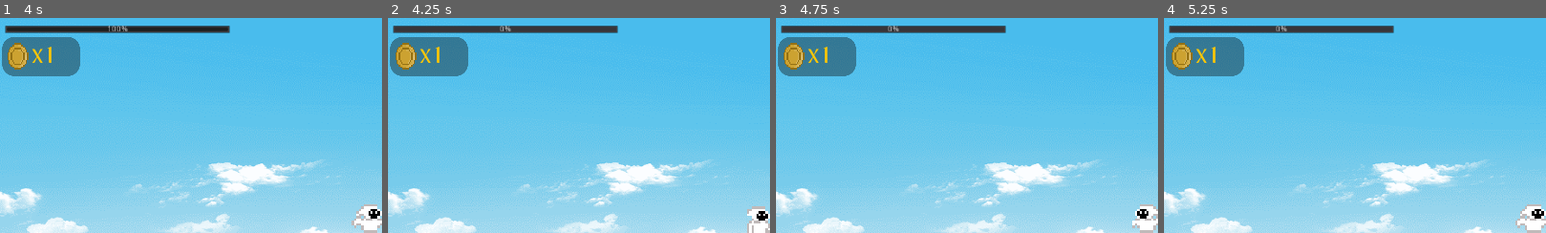
Above: before the commit, frames 1-4 (left to right).
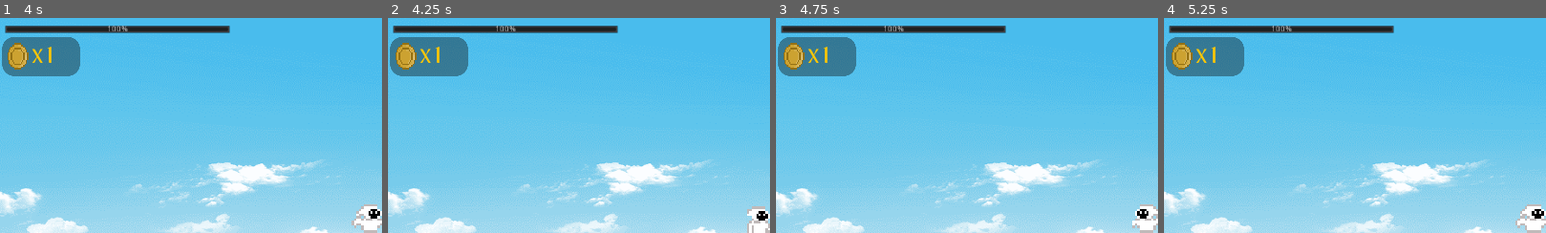
Above: after the commit, the same moments.

Repository: Tears89/Godot2d
Game: Godot game, scene res://Worlds/World_02.tscn
The game is run twice, just before and just after one commit, with the same random seed, the same clock (stepped at 60 frames per second) and the same inputs. This scene is started directly instead of the project's main scene.
Inputs:
- Up to frame 1 (4 s): tap Enter at 0.5 s; hold D (Move_Right) 0.53-2.03 s; tap W (Jump) at 0.77, 1.52, 3.02, 3.77 s; hold A (Move_Left) 2.03-2.78 s; hold D (Move_Right) from 2.78 s (still down)
- Up to frame 2 (4.25 s): keep holding D (Move_Right)
- Up to frame 3 (4.75 s): release D (Move_Right) at 4.28 s; hold A (Move_Left) from 4.28 s (still down); tap W (Jump) at 4.52 s
- Up to frame 4 (5.25 s): release A (Move_Left) at 5.03 s; hold D (Move_Right) from 5.03 s (still down)
The pictures show only the part of the screen within x 2-52%, y 2-52%; the shares and areas given below are measured in that part.

Frame 1 is identical in both runs. In frame 2, 0.7% of the frame differs, in the area x 2-60%, y 3-7%; in frame 3, 0.7%; in frame 4, 0.7%.

Commit message:
Исправил обновление здоровья после смерти

Diff:
--- a/Script/Player.gd
+++ b/Script/Player.gd
@@ -55,7 +55,8 @@
 
 	if Health <= 0:
 		Health = 0
-		Global.Health = 0
+#		Global.Health = 0
+		Global.reset_health()
 		get_tree().reload_current_scene()
 
 
--- a/Script/global.gd
+++ b/Script/global.gd
@@ -19,3 +19,7 @@
 # Called when the node enters the scene tree for the first time.
 func _ready():
 	pass # Replace with function body.
+
+func reset_health():
+	Health = 100
+	hud.set_health_bar(Health)
